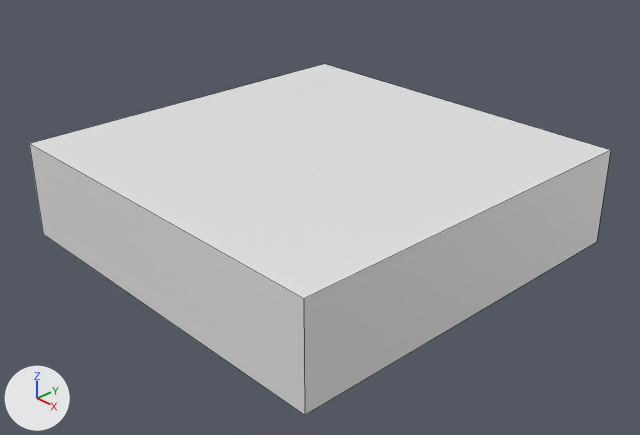
A saved change to the Blender file Modelos_Blender/Ficheros_Blend/Pozo.blend.
The view is the same before and after, from a camera (50 mm lens) standing at (5.88, -5.5, 3.19) and looking at (0.24, -0.19, -0.62). The axes (+X, +Y, +Z) are drawn at lower left. The lights are the same throughout. Mesh edges are drawn as thin lines. The same objects are shown in both versions, whatever each file hides.

The first picture shows 'Base.001'.
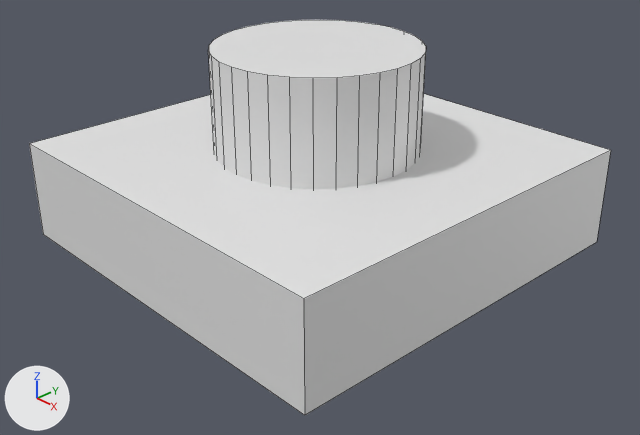
Patch to the scene script:
```diff
--- a/Modelos_Blender/Ficheros_Blend/Pozo.blend.py
+++ b/Modelos_Blender/Ficheros_Blend/Pozo.blend.py
@@ me_cube @@
 me_cube.from_pydata(...)  # 8 vertices, 6 faces; spans x -2.0..2.0, y -2.0..2.0, z -0.5..0.5
 # used by ob_base_001; location = (0.0, 0.0, -0.5)
+# me_cube part 1: a new loose piece, a 32-sided cylinder along z spanning x -1.0..1.0, y -1.0..1.0, z -0.5..1.5, in mat_material (white #e7e7e7)
 me_cube.materials.append(mat_material)
```

What differs and where, as boxes (x1, y1, x2, y2) in the pictures (640 x 435 px):
'Base.001', reshaped (12% taller): before (29, 64, 611, 415); after (29, 20, 611, 415)
part 1 of me_cube, added: after (208, 20, 426, 189)
